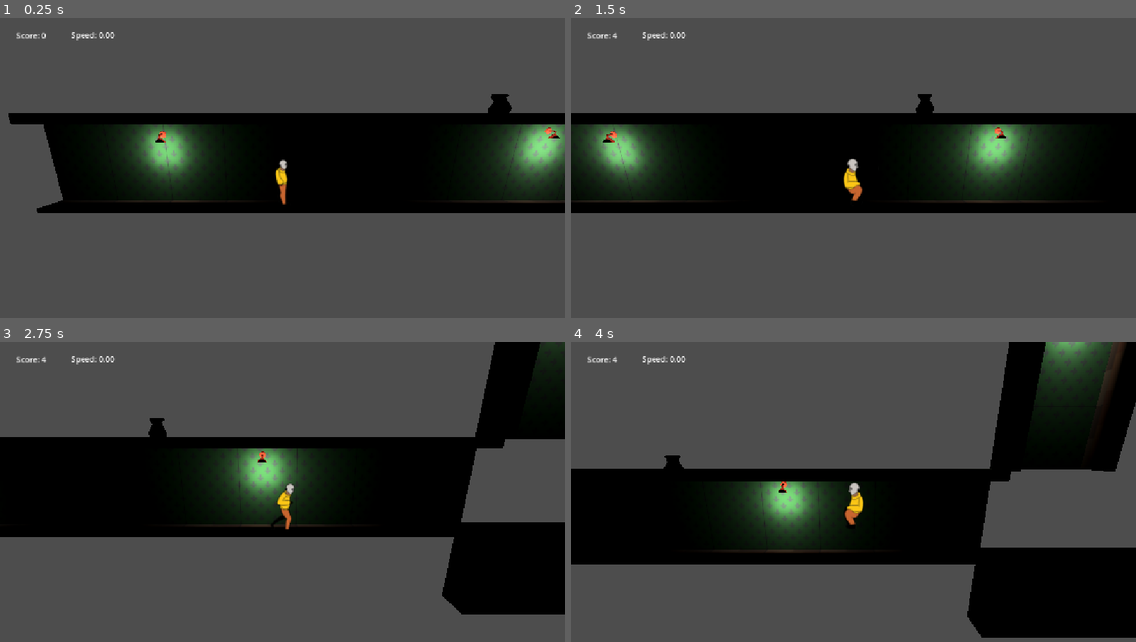
Above: before the commit, frames 1-4 (two rows, left to right).
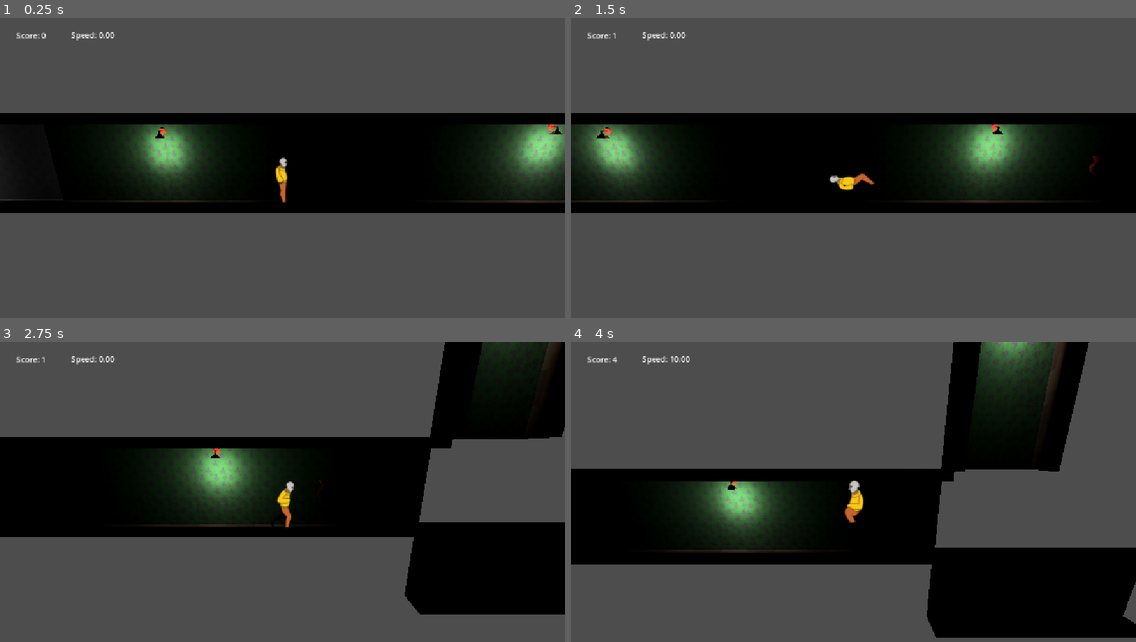
Above: after the commit, the same moments.

Repository: jinsato0422/haunted-mansion
Game: Godot game, scene res://Scenes/Game.tscn
Two runs of this game, one before a commit and one after it. Both use one fixed random seed, a clock stepped at 60 frames per second and the inputs below.
Inputs:
- Up to frame 1 (0.25 s): no input
- Up to frame 2 (1.5 s): tap Enter at 0.5 s; hold D (move_right) 0.53-1.28 s; hold Ctrl (grab) 0.53-1.28 s; tap Space (jump) at 0.77 s; hold S (down) from 1.28 s (still down); tap E (interact) at 1.35 s
- Up to frame 3 (2.75 s): tap Space (jump) at 1.52 s; release S (down) at 2.03 s; hold D (move_right) from 2.03 s (still down); hold Shift (run) from 2.03 s (still down)
- Up to frame 4 (4 s): release Shift (run) at 2.78 s; tap Ctrl (grab) at 2.85 s; tap Space (jump) at 3.02, 3.77 s; release D (move_right) at 3.53 s; hold A (move_left) from 3.53 s (still down); tap E (interact) at 3.6 s

The runs differ from the first frame. In frame 1, 3.3% of the frame differs, in the area x 0-100%, y 25-66%; in frame 2, 2.1%; in frame 3, 12%; in frame 4, 20%, in the area x 16-100%, y 0-99%.

Commit message:
added new textured hallway

Diff:
--- /dev/null
+++ b/Assets/3D/sm_hall_8m_Green.tscn
@@ -0,0 +1,31 @@
+[gd_scene format=3 uid="uid://c1hh734lrbs6f"]
+
+[ext_resource type="PackedScene" uid="uid://ce0diagqlvfs4" path="res://Assets/3D/SM_Hall_8M.fbx" id="1_t662k"]
+[ext_resource type="Material" uid="uid://c6o4jim0xejx8" path="res://Assets/Materials/green_tattered.tres" id="2_lveg6"]
+
+[sub_resource type="BoxShape3D" id="BoxShape3D_770x4"]
+size = Vector3(7.9676514, 0.2993164, 2.6004639)
+
+[node name="SM_Hall_8M_Green" unique_id=2042900114 instance=ExtResource("1_t662k")]
+
+[node name="SM_Hall_8M" parent="Hall_grp" parent_id_path=PackedInt32Array(90706149) index="0" unique_id=112162706]
+material_override = ExtResource("2_lveg6")
+
+[node name="StaticBody3D" type="StaticBody3D" parent="Hall_grp/SM_Hall_8M" index="0" unique_id=204596262]
+transform = Transform3D(1, 0, 0, 0, 1, 0, 0, 0, 1, 0.0038545132, 0, -0.03435397)
+collision_layer = 3
+collision_mask = 3
+
+[node name="CollisionShape3D" type="CollisionShape3D" parent="Hall_grp/SM_Hall_8M/StaticBody3D" index="0" unique_id=1852578018]
+transform = Transform3D(1, 0, 0, 0, 1, 0, 0, 0, 1, 3.984314, -0.067640185, 0.3737347)
+shape = SubResource("BoxShape3D_770x4")
+
+[node name="StaticBody3D2" type="StaticBody3D" parent="Hall_grp/SM_Hall_8M" index="1" unique_id=209104599]
+transform = Transform3D(1, 0, 0, 0, 1, 0, 0, 0, 1, 0, 3.0241609, 0)
+collision_layer = 3
+collision_mask = 3
+
+[node name="CollisionShape3D" type="CollisionShape3D" parent="Hall_grp/SM_Hall_8M/StaticBody3D2" index="0" unique_id=1745723831]
+process_mode = 3
+transform = Transform3D(1, 0, 0, 0, 1, 0, 0, 0, 1, 3.984314, -0.17848301, 0.33899117)
+shape = SubResource("BoxShape3D_770x4")
--- a/Assets/3D/sm_hall_8m_collider.tscn
+++ b/Assets/3D/sm_hall_8m_Grey.tscn
@@ -1,15 +1,15 @@
-[gd_scene format=3 uid="uid://c1hh734lrbs6f"]
+[gd_scene format=3 uid="uid://du054ww1x5832"]
 
-[ext_resource type="PackedScene" uid="uid://ce0diagqlvfs4" path="res://Assets/3D/SM_Hall_8M.fbx" id="1_t662k"]
-[ext_resource type="Material" uid="uid://bbhwlk4wp81kw" path="res://Assets/Materials/M_hall.tres" id="2_lveg6"]
+[ext_resource type="PackedScene" uid="uid://ce0diagqlvfs4" path="res://Assets/3D/SM_Hall_8M.fbx" id="1_ausye"]
+[ext_resource type="Material" uid="uid://2x7cqj6scapk" path="res://Assets/Materials/Grey.tres" id="2_ausye"]
 
 [sub_resource type="BoxShape3D" id="BoxShape3D_770x4"]
 size = Vector3(7.9676514, 0.2993164, 2.6004639)
 
-[node name="SM_Hall_8M" unique_id=2042900114 instance=ExtResource("1_t662k")]
+[node name="SM_Hall_8M" unique_id=2042900114 instance=ExtResource("1_ausye")]
 
 [node name="SM_Hall_8M" parent="Hall_grp" parent_id_path=PackedInt32Array(90706149) index="0" unique_id=112162706]
-material_override = ExtResource("2_lveg6")
+material_override = ExtResource("2_ausye")
 
 [node name="StaticBody3D" type="StaticBody3D" parent="Hall_grp/SM_Hall_8M" index="0" unique_id=204596262]
 transform = Transform3D(1, 0, 0, 0, 1, 0, 0, 0, 1, 0.0038545132, 0, -0.03435397)
--- /dev/null
+++ b/Assets/Materials/Grey.tres
@@ -0,0 +1,6 @@
+[gd_resource type="StandardMaterial3D" format=3 uid="uid://2x7cqj6scapk"]
+
+[ext_resource type="Texture2D" uid="uid://dj1er20j6s2uq" path="res://Assets/Materials/TrimSheet_Low_openPBR_shader1_Roughness.png" id="1_5ury7"]
+
+[resource]
+albedo_texture = ExtResource("1_5ury7")
--- /dev/null
+++ b/Assets/Materials/green_tattered.tres
@@ -0,0 +1,6 @@
+[gd_resource type="StandardMaterial3D" format=3 uid="uid://c6o4jim0xejx8"]
+
+[ext_resource type="Texture2D" uid="uid://n1tkrp1vkeut" path="res://Assets/Materials/TrimSheet_Low_openPBR_shader1_BaseColor.png" id="1_ios0g"]
+
+[resource]
+albedo_texture = ExtResource("1_ios0g")
--- a/Scenes/Game.tscn
+++ b/Scenes/Game.tscn
@@ -4,7 +4,8 @@
 [ext_resource type="PackedScene" uid="uid://byl4pywlkquac" path="res://Scenes/ghost.tscn" id="2_ucghm"]
 [ext_resource type="PackedScene" uid="uid://0wdgmqfou2gp" path="res://Scenes/player.tscn" id="3_rltmn"]
 [ext_resource type="PackedScene" uid="uid://bheme71kyujx6" path="res://treasure.tscn" id="4_yfthy"]
-[ext_resource type="PackedScene" uid="uid://c1hh734lrbs6f" path="res://Assets/3D/sm_hall_8m_collider.tscn" id="5_ucghm"]
+[ext_resource type="PackedScene" uid="uid://c1hh734lrbs6f" path="res://Assets/3D/sm_hall_8m_Green.tscn" id="5_ucghm"]
+[ext_resource type="PackedScene" uid="uid://du054ww1x5832" path="res://Assets/3D/sm_hall_8m_Grey.tscn" id="7_fgofq"]
 [ext_resource type="PackedScene" uid="uid://cambo0qm4fntl" path="res://Scenes/light.tscn" id="7_yfthy"]
 
 [node name="MainSide" type="Node3D" unique_id=1572557826]
@@ -18,14 +19,14 @@
 transform = Transform3D(1, 0, 0, 0, 1, 0, 0, 0, 1, 0, 5, 6)
 
 [node name="Minor Treasure" parent="." unique_id=2056213325 instance=ExtResource("4_yfthy")]
-transform = Transform3D(1, 0, 0, 0, 1, 0, 0, 0, 1, 2, 1, 0)
+transform = Transform3D(1, 0, 0, 0, 1, 0, 0, 0, 1, 2, 1, -0.7043371)
 
 [node name="Great Treasure" parent="." unique_id=510207290 instance=ExtResource("4_yfthy")]
-transform = Transform3D(1, 0, 0, 0, 1, 0, 0, 0, 1, 4, 2.1, 0)
+transform = Transform3D(1, 0, 0, 0, 1, 0, 0, 0, 1, 12.45352, 1.2649193, -0.7950076)
 treasure_type = 1
 
 [node name="Cursed Treasure" parent="." unique_id=298225106 instance=ExtResource("4_yfthy")]
-transform = Transform3D(1, 0, 0, 0, 1, 0, 0, 0, 1, 6, 3.1, 0)
+transform = Transform3D(1, 0, 0, 0, 1, 0, 0, 0, 1, 17.713743, 9.168175, -0.06824756)
 treasure_type = 2
 
 [node name="HUD" type="CanvasLayer" parent="." unique_id=361460300]
@@ -74,6 +75,12 @@
 [node name="Light3" parent="." unique_id=2093226375 instance=ExtResource("7_yfthy")]
 transform = Transform3D(1, 0, 0, 0, 1, 0, 0, 0, 1, 17.681894, 7.8465567, -0.84413815)
 
+[node name="SM_Hall_8M6" parent="." unique_id=1366289080 instance=ExtResource("7_fgofq")]
+transform = Transform3D(1, 0, 0, 0, 1, 0, 0, 0, 1, -16.004677, 0, -1.0370255)
+
+[node name="Light4" parent="." unique_id=1864372025 instance=ExtResource("7_yfthy")]
+transform = Transform3D(1, 0, 0, 0, 1, 0, 0, 0, 1, -12.780283, 2.1782231, -1.0223402)
+
 [connection signal="collected" from="Minor Treasure" to="." method="_on_treasure_collected"]
 [connection signal="collected" from="Great Treasure" to="." method="_on_treasure_collected"]
 [connection signal="collected" from="Cursed Treasure" to="." method="_on_treasure_collected"]
--- a/Scenes/light.tscn
+++ b/Scenes/light.tscn
@@ -8,5 +8,5 @@
 transform = Transform3D(1, 0, 0, 0, 1, 0, 0, 0, 1, 0, -0.54951406, 0.23313409)
 light_energy = 7.02
 
-[node name="SM_WallLight" parent="." unique_id=1976746658 instance=ExtResource("1_veqsg")]
-transform = Transform3D(1, 0, 0, 0, 1, 0, 0, 0, 1, -1.0353655, -2.150892, -0.017233372)
+[node name="SM_WallLight" parent="." unique_id=1659775570 instance=ExtResource("1_veqsg")]
+transform = Transform3D(1, 0, 0, 0, 1, 0, 0, 0, 1, -1.0175085, -2.0259929, 0)
--- a/Scenes/player.tscn
+++ b/Scenes/player.tscn
@@ -210,7 +210,7 @@
 }],
 "loop": 0,
 "name": &"slide",
-"speed": 5.0
+"speed": 10.0
 }, {
 "frames": [{
 "duration": 1.0,
@@ -286,12 +286,12 @@
 shape = SubResource("SphereShape3D_ir4nge")
 
 [node name="AnimatedSprite3D" type="AnimatedSprite3D" parent="." unique_id=718450221]
-transform = Transform3D(1, 0, 0, 0, 1, 0, 0, 0, 1, 0, -0.06767738, 0)
 no_depth_test = true
 sprite_frames = SubResource("SpriteFrames_770x4")
-animation = &"falling"
+animation = &"slide"
 autoplay = "idle"
-frame_progress = 0.22309789
+frame = 2
+frame_progress = 1.0
 
 [node name="Camera3D" type="Camera3D" parent="." unique_id=1823546937]
 transform = Transform3D(1, 0, 0, 0, 0.97199607, 0.23499715, 0, -0.23499715, 0.97199607, 0, 1.7359571, 6.488817)
--- /dev/null
+++ b/Scenes/sm_wall_light.tscn
@@ -0,0 +1,9 @@
+[gd_scene format=3 uid="uid://cdk6sapxl5n4p"]
+
+[ext_resource type="PackedScene" uid="uid://d2lug08s13bk7" path="res://Assets/3D/SM_WallLight.fbx" id="1_4ssfm"]
+[ext_resource type="Material" uid="uid://bbhwlk4wp81kw" path="res://Assets/Materials/M_hall.tres" id="2_dml88"]
+
+[node name="SM_WallLight" unique_id=1659775570 instance=ExtResource("1_4ssfm")]
+
+[node name="SM_WallLight" parent="." index="0" unique_id=997375189]
+surface_material_override/0 = ExtResource("2_dml88")
Binary file changed: Assets/Materials/TrimSheet_Low_openPBR_shader1_BaseColor.png
Binary file added: Assets/Materials/TrimSheet_Low_openPBR_shader1_Emissive.png
Not shown, added: Assets/Materials/TrimSheet_Low_openPBR_shader1_Emissive.png.import
Binary file added: Assets/Materials/TrimSheet_Low_openPBR_shader1_Height.png
Not shown, added: Assets/Materials/TrimSheet_Low_openPBR_shader1_Height.png.import
Binary file added: Assets/Materials/TrimSheet_Low_openPBR_shader1_Metallic.png
Not shown, added: Assets/Materials/TrimSheet_Low_openPBR_shader1_Metallic.png.import
Binary file added: Assets/Materials/TrimSheet_Low_openPBR_shader1_Normal.png
Not shown, added: Assets/Materials/TrimSheet_Low_openPBR_shader1_Normal.png.import
Binary file added: Assets/Materials/TrimSheet_Low_openPBR_shader1_Roughness.png
Not shown, added: Assets/Materials/TrimSheet_Low_openPBR_shader1_Roughness.png.import
